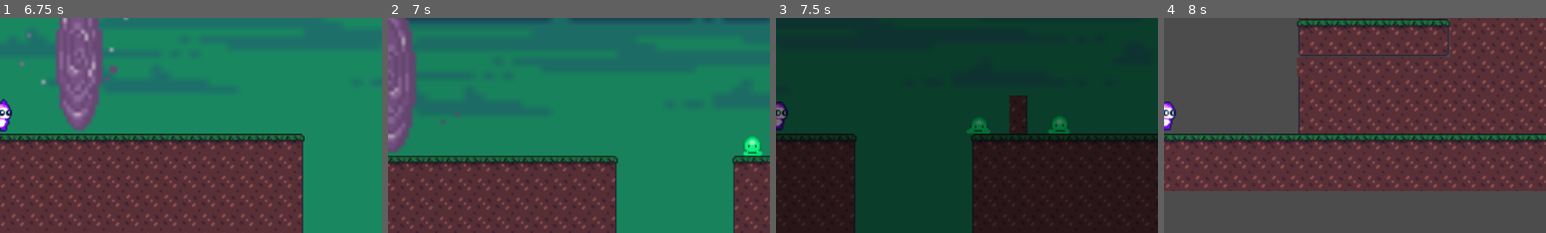
Above: before the commit, frames 1-4 (left to right).
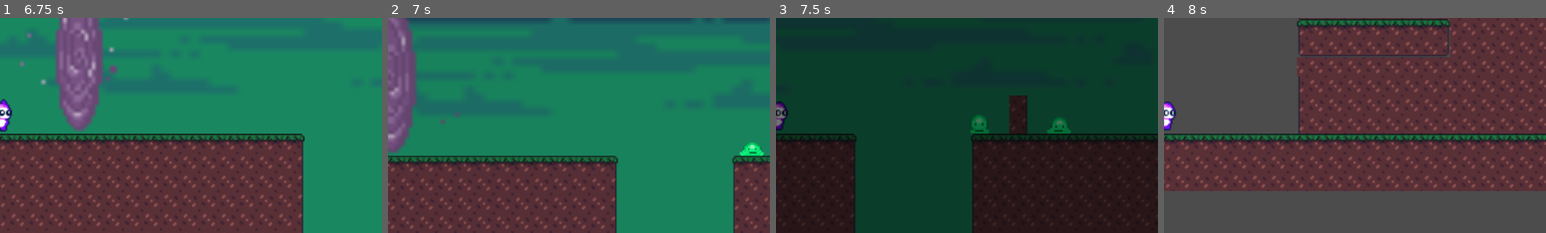
Above: after the commit, the same moments.

Repository: Mertric/2D-Video-game
Game: Godot game, scene res://Screen/MainScreen.tscn
Two runs of this game, one before a commit and one after it. Both use one fixed random seed, a clock stepped at 60 frames per second and the inputs below.
Inputs:
- Up to frame 1 (6.75 s): click "Play" at 0.5 s; tap Enter at 1.25 s; hold D (right) 1.28-2.78 s; tap Space (jump) at 1.52, 2.27, 3.77, 4.52, 5.27 s; hold A (left) 2.78-5.03 s; hold D (right) from 5.03 s (still down)
- Up to frame 2 (7 s): keep holding D (right); tap Space (jump) at 6.77 s
- Up to frame 3 (7.5 s): keep holding D (right)
- Up to frame 4 (8 s): keep holding D (right); tap Space (jump) at 7.52 s
The pictures show only the part of the screen within x 50-100%, y 50-100%; the shares and areas given below are measured in that part.

Frame 1 is identical in both runs. In frame 2, 0.3% of the frame differs, in the area x 92-99%, y 55-65%; in frame 3, 0.2%; in frame 4, nothing differs.

Commit message:
feat: Added player death animation

Diff:
--- a/2D Platformer/src/Actors/Monster.tscn
+++ b/2D Platformer/src/Actors/Monster.tscn
@@ -184,7 +184,7 @@
 position = Vector2( 0, -17 )
 frames = SubResource( 31 )
 animation = "Idle"
-frame = 2
+frame = 6
 playing = true
 
 [node name="CollisionShape2D" type="CollisionShape2D" parent="."]
--- a/2D Platformer/src/Actors/Pink_Monster.tscn
+++ b/2D Platformer/src/Actors/Pink_Monster.tscn
@@ -1,107 +1,153 @@
-[gd_scene load_steps=23 format=2]
+[gd_scene load_steps=32 format=2]
 
 [ext_resource path="res://Assets/Sprites/1 Pink_Monster/Pink_Monster_Run_6.png" type="Texture" id=1]
 [ext_resource path="res://Assets/Sprites/1 Pink_Monster/Pink_Monster_Idle_4.png" type="Texture" id=2]
 [ext_resource path="res://Assets/Sprites/1 Pink_Monster/Pink_Monster_Jump_8.png" type="Texture" id=3]
 [ext_resource path="res://src/Actors/Player.gd" type="Script" id=4]
+[ext_resource path="res://Assets/Sprites/1 Pink_Monster/Pink_Monster_Death_8.png" type="Texture" id=5]
+
+[sub_resource type="AtlasTexture" id=1]
+flags = 4
+atlas = ExtResource( 3 )
+region = Rect2( 32, 0, 32, 32 )
 
 [sub_resource type="AtlasTexture" id=2]
 flags = 4
 atlas = ExtResource( 3 )
-region = Rect2( 32, 0, 32, 32 )
+region = Rect2( 96, 0, 32, 32 )
+
+[sub_resource type="AtlasTexture" id=3]
+flags = 4
+atlas = ExtResource( 3 )
+region = Rect2( 128, 0, 32, 32 )
 
 [sub_resource type="AtlasTexture" id=4]
 flags = 4
 atlas = ExtResource( 3 )
-region = Rect2( 96, 0, 32, 32 )
+region = Rect2( 160, 0, 32, 32 )
 
 [sub_resource type="AtlasTexture" id=5]
 flags = 4
 atlas = ExtResource( 3 )
-region = Rect2( 128, 0, 32, 32 )
+region = Rect2( 192, 0, 32, 32 )
 
 [sub_resource type="AtlasTexture" id=6]
 flags = 4
-atlas = ExtResource( 3 )
-region = Rect2( 160, 0, 32, 32 )
+atlas = ExtResource( 1 )
+region = Rect2( 0, 0, 32, 32 )
 
 [sub_resource type="AtlasTexture" id=7]
 flags = 4
-atlas = ExtResource( 3 )
-region = Rect2( 192, 0, 32, 32 )
+atlas = ExtResource( 1 )
+region = Rect2( 32, 0, 32, 32 )
+
+[sub_resource type="AtlasTexture" id=8]
+flags = 4
+atlas = ExtResource( 1 )
+region = Rect2( 64, 0, 32, 32 )
 
 [sub_resource type="AtlasTexture" id=9]
 flags = 4
 atlas = ExtResource( 1 )
-region = Rect2( 0, 0, 32, 32 )
+region = Rect2( 96, 0, 32, 32 )
 
 [sub_resource type="AtlasTexture" id=10]
 flags = 4
 atlas = ExtResource( 1 )
-region = Rect2( 32, 0, 32, 32 )
+region = Rect2( 128, 0, 32, 32 )
 
 [sub_resource type="AtlasTexture" id=11]
 flags = 4
 atlas = ExtResource( 1 )
-region = Rect2( 64, 0, 32, 32 )
+region = Rect2( 160, 0, 32, 32 )
 
 [sub_resource type="AtlasTexture" id=12]
 flags = 4
-atlas = ExtResource( 1 )
-region = Rect2( 96, 0, 32, 32 )
+atlas = ExtResource( 2 )
+region = Rect2( 0, 0, 32, 32 )
 
 [sub_resource type="AtlasTexture" id=13]
 flags = 4
-atlas = ExtResource( 1 )
-region = Rect2( 128, 0, 32, 32 )
+atlas = ExtResource( 2 )
+region = Rect2( 32, 0, 32, 32 )
 
 [sub_resource type="AtlasTexture" id=14]
 flags = 4
-atlas = ExtResource( 1 )
-region = Rect2( 160, 0, 32, 32 )
+atlas = ExtResource( 2 )
+region = Rect2( 64, 0, 32, 32 )
 
 [sub_resource type="AtlasTexture" id=15]
 flags = 4
 atlas = ExtResource( 2 )
-region = Rect2( 0, 0, 32, 32 )
+region = Rect2( 96, 0, 32, 32 )
 
 [sub_resource type="AtlasTexture" id=16]
 flags = 4
-atlas = ExtResource( 2 )
-region = Rect2( 32, 0, 32, 32 )
+atlas = ExtResource( 5 )
+region = Rect2( 0, 0, 32, 32 )
 
 [sub_resource type="AtlasTexture" id=17]
 flags = 4
-atlas = ExtResource( 2 )
-region = Rect2( 64, 0, 32, 32 )
+atlas = ExtResource( 5 )
+region = Rect2( 32, 0, 32, 32 )
 
 [sub_resource type="AtlasTexture" id=18]
 flags = 4
-atlas = ExtResource( 2 )
+atlas = ExtResource( 5 )
+region = Rect2( 64, 0, 32, 32 )
+
+[sub_resource type="AtlasTexture" id=19]
+flags = 4
+atlas = ExtResource( 5 )
 region = Rect2( 96, 0, 32, 32 )
 
-[sub_resource type="SpriteFrames" id=19]
+[sub_resource type="AtlasTexture" id=20]
+flags = 4
+atlas = ExtResource( 5 )
+region = Rect2( 128, 0, 32, 32 )
+
+[sub_resource type="AtlasTexture" id=21]
+flags = 4
+atlas = ExtResource( 5 )
+region = Rect2( 160, 0, 32, 32 )
+
+[sub_resource type="AtlasTexture" id=22]
+flags = 4
+atlas = ExtResource( 5 )
+region = Rect2( 192, 0, 32, 32 )
+
+[sub_resource type="AtlasTexture" id=23]
+flags = 4
+atlas = ExtResource( 5 )
+region = Rect2( 224, 0, 32, 32 )
+
+[sub_resource type="SpriteFrames" id=24]
 animations = [ {
-"frames": [ SubResource( 2 ), SubResource( 4 ), SubResource( 4 ), SubResource( 5 ), SubResource( 5 ), SubResource( 6 ), SubResource( 6 ), SubResource( 7 ) ],
+"frames": [ SubResource( 1 ), SubResource( 2 ), SubResource( 2 ), SubResource( 3 ), SubResource( 3 ), SubResource( 4 ), SubResource( 4 ), SubResource( 5 ) ],
 "loop": true,
 "name": "Jump",
 "speed": 10.0
 }, {
-"frames": [ SubResource( 9 ), SubResource( 10 ), SubResource( 11 ), SubResource( 12 ), SubResource( 13 ), SubResource( 14 ) ],
+"frames": [ SubResource( 6 ), SubResource( 7 ), SubResource( 8 ), SubResource( 9 ), SubResource( 10 ), SubResource( 11 ) ],
 "loop": true,
 "name": "Run",
 "speed": 10.0
 }, {
-"frames": [ SubResource( 15 ), SubResource( 16 ), SubResource( 17 ), SubResource( 18 ) ],
+"frames": [ SubResource( 12 ), SubResource( 13 ), SubResource( 14 ), SubResource( 15 ) ],
 "loop": true,
 "name": "Idle",
 "speed": 10.0
+}, {
+"frames": [ SubResource( 16 ), SubResource( 17 ), SubResource( 18 ), SubResource( 19 ), SubResource( 20 ), SubResource( 21 ), SubResource( 22 ), SubResource( 23 ) ],
+"loop": true,
+"name": "Death",
+"speed": 8.0
 } ]
 
-[sub_resource type="RectangleShape2D" id=20]
+[sub_resource type="RectangleShape2D" id=25]
 extents = Vector2( 8, 14 )
 
-[sub_resource type="RectangleShape2D" id=21]
+[sub_resource type="RectangleShape2D" id=26]
 extents = Vector2( 9, 16 )
 
 [node name="Player" type="KinematicBody2D"]
@@ -111,14 +157,14 @@
 
 [node name="AnimatedSprite" type="AnimatedSprite" parent="."]
 position = Vector2( 0, -16 )
-frames = SubResource( 19 )
-animation = "Jump"
-frame = 2
+frames = SubResource( 24 )
+animation = "Death"
+frame = 6
 playing = true
 
 [node name="CollisionShape2D" type="CollisionShape2D" parent="."]
 position = Vector2( 0, -13 )
-shape = SubResource( 20 )
+shape = SubResource( 25 )
 
 [node name="Camera2D" type="Camera2D" parent="."]
 position = Vector2( 0, -96 )
--- a/2D Platformer/src/Actors/Player.gd
+++ b/2D Platformer/src/Actors/Player.gd
@@ -118,6 +118,7 @@
 func dead() -> void:
 	isDead = true
 	velocity = Vector2(0,0)
+	$AnimatedSprite.play("Death")
 	$CollisionShape2D.call_deferred("set_disabled", true)
 	$Timer.start()
 
Not shown: 1 places in 2D Platformer/src/Actors/Pink_Monster.tscn that only renumber resources
